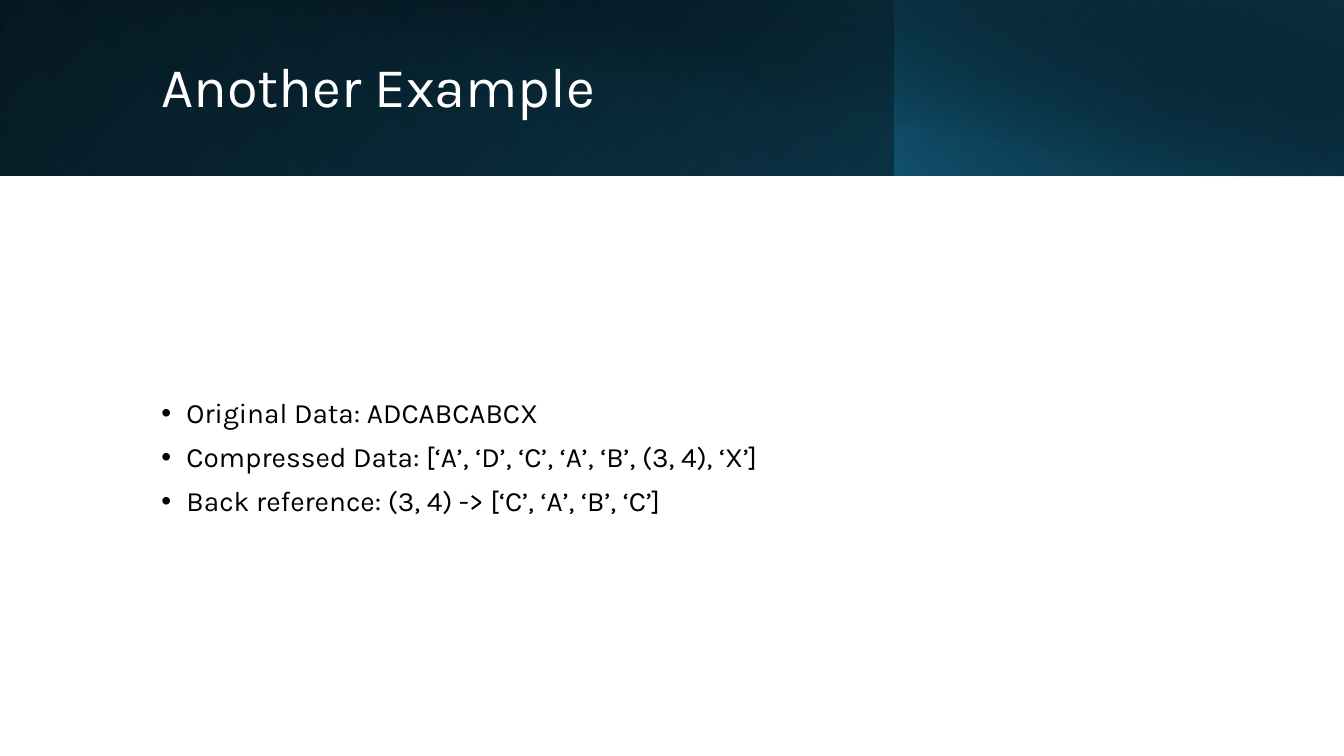
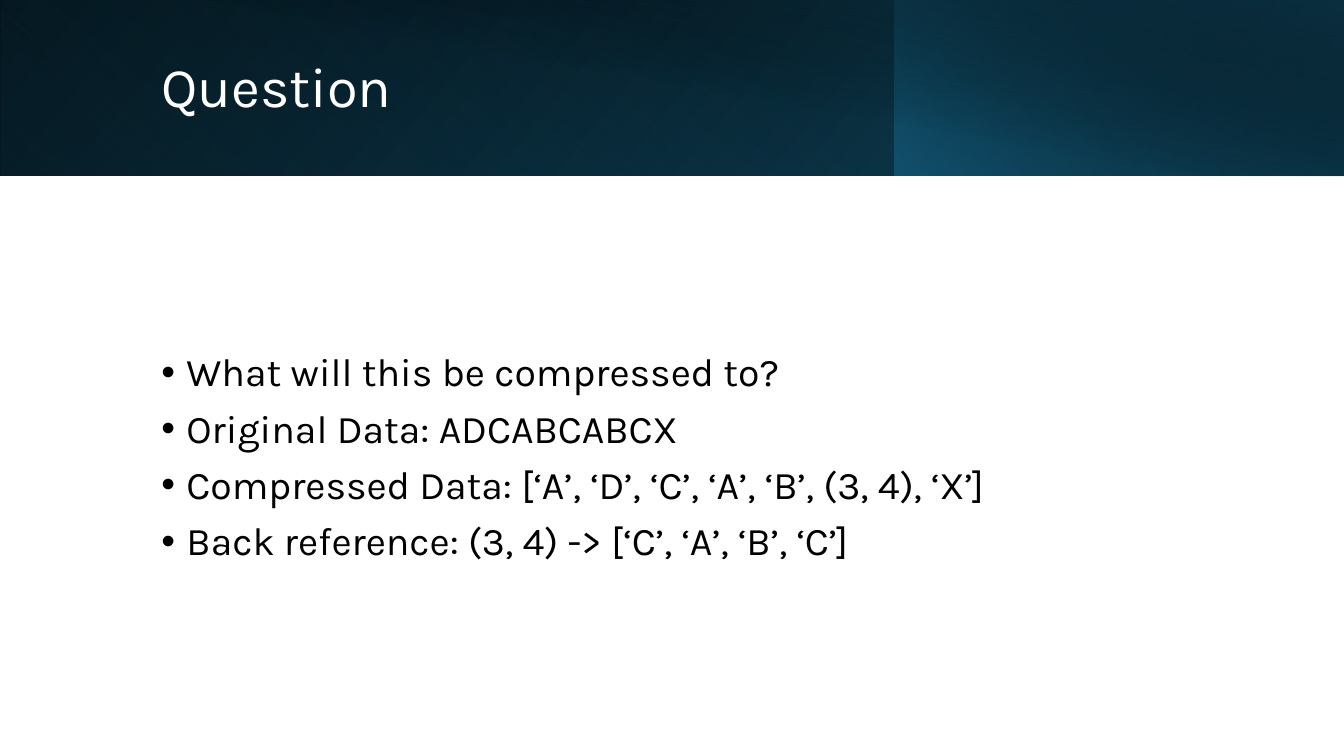
Before and after one commit to weng25j/checkoff3_comp211, a slide deck: slide 14 of LZ77.pptx (slide 13 before the commit). Drawn at 1344x756 pixels with LibreOffice and Linux fonts; fonts in the diff are those of the drawing. Boxes give left, top, right and bottom in pixels: in the first picture for what was removed or moved away, otherwise in the second. Text is boxed around its words. In the diff, an @@ line names an element or a change of style, - is before the commit and + after.

```diff
--- a/LZ77.pptx
+++ b/LZ77.pptx
@@ title at (161,68,391,117): text changed @@
-Another Example
+Question
@@ text at (186,359,779,396): paragraph added @@
+• What will this be compressed to?
@@ text at (186,416,984,560): size 20 to 28 pt in "Original Data: ADCABCABCX", "Compressed Data: [‘A’, ‘D’, ‘C’, ‘A’, ‘B’, ...", "Back reference: (3, 4) -> [‘C’, ‘A’, ..." @@
```
Also in this commit, not shown: 12 other slides changed, 1 slide added.
